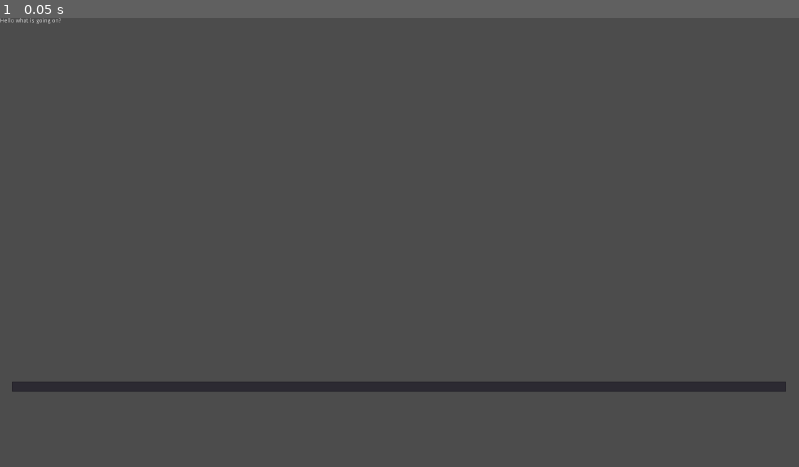
Above: before the commit, frame 1.
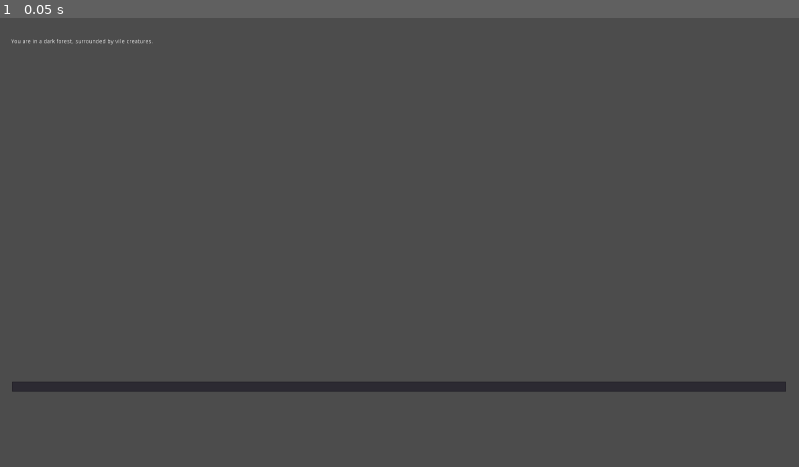
Above: after the commit, the same moment.

Repository: Maradonna90/textadv
Game: Godot game, scene res://main.tscn
The game is run twice, just before and just after one commit, with the same random seed, the same clock (stepped at 60 frames per second) and the same inputs.
Inputs:
- Up to frame 1 (0.05 s): no input

The runs differ from the first frame. In frame 1, 0.1% of the frame differs, in the area x 0-20%, y 0-7%.

Commit message:
added GO command and base classes

Diff:
--- a/gamesrc/Output.gd
+++ b/gamesrc/Output.gd
@@ -16,5 +16,10 @@
 #	pass
 
 func append_user_input(user_input):
+	""" append what the player has done """
 	.add_text(">"+user_input)
 	.newline()
+
+func append_text(text):
+	.add_text(text)
+	.newline()
--- /dev/null
+++ b/gamesrc/character.gd
@@ -0,0 +1,26 @@
+extends Node
+
+#descriptive
+var char_name
+
+# stats
+var STR
+var DEX
+var CON
+var INT
+var WIS
+var CHA
+
+# values
+var HP
+
+
+
+# Called when the node enters the scene tree for the first time.
+func _ready():
+	pass # Replace with function body.
+
+
+# Called every frame. 'delta' is the elapsed time since the previous frame.
+#func _process(delta):
+#	pass
--- a/gamesrc/command.gd
+++ /dev/null
@@ -1,19 +0,0 @@
-#TODO: make interface class of it?
-extends Node
-
-
-# Declare member variables here. Examples:
-# var a = 2
-# var b = "text"
-var identifier = "GO"
-# ex: [IDENTIFIER] [DIRECTION]
-# ex2: [IDENTIFIER] [CHARACTER] [ITEM], "GIVE INNKEEPER GOLD"
-var syntax = null
-
-# Called when the node enters the scene tree for the first time.
-func _ready():
-	pass # Replace with function body.
-
-func execute():
-	""" execute the command with the given parameters """
-	pass
--- /dev/null
+++ b/gamesrc/commands/GO.gd
@@ -0,0 +1,12 @@
+#TODO: make interface class of it?
+extends Node
+# Command name, ex: "GO", "GIVE", "SEE"
+var identifier = "GO"
+
+# ex: [IDENTIFIER] [DIRECTION]
+# ex2: [IDENTIFIER] [CHARACTER] [ITEM], "GIVE INNKEEPER GOLD"
+var syntax = [global.ARG_TYPE.IDENTIFER, global.ARG_TYPE.DIRECTION]
+
+func execute(para):
+	""" execute the command with the given parameters """
+	pass
--- /dev/null
+++ b/gamesrc/commands/command.gd
@@ -0,0 +1,12 @@
+#TODO: make interface class of it?
+extends Node
+# Command name, ex: "GO", "GIVE", "SEE"
+var identifier
+
+# ex: [IDENTIFIER] [DIRECTION]
+# ex2: [IDENTIFIER] [CHARACTER] [ITEM], "GIVE INNKEEPER GOLD"
+var syntax = null
+
+func execute(parameters):
+	""" execute the command with the given parameters """
+	pass
--- a/gamesrc/global.gd
+++ b/gamesrc/global.gd
@@ -3,3 +3,6 @@
 var parser
 var player
 var input
+
+enum ARG_TYPE {IDENTIFER, DIRECTION, COMBAT, CHARACTER, ITEM}
+enum STATUS {ALIVE, DEAD}
--- /dev/null
+++ b/gamesrc/location.gd
@@ -0,0 +1,37 @@
+extends Node
+"""
+location describes the current location the player is in.
+this includes any sound files, the narrator, all characters and items
+and the location description
+"""
+
+# The description of the location
+var descripton = "You are in a dark forest, surrounded by vile creatures."
+
+# the narrator reading the description
+var sound_descr
+
+# the ambient sound that plays in the background
+var ambient_sound
+
+# set of colors to set the tone
+var color_palette
+
+# the exit map in which ways the player can leavue the location
+var exits
+
+# the items in the room
+var items
+
+# the npc in the room
+var npcs
+
+# signals to other objects
+signal print_text(text)
+signal play_text(text_sound)
+
+func _ready():
+	_on_enter()
+
+func _on_enter():
+	emit_signal("print_text", self.descripton)
--- a/gamesrc/main.tscn
+++ b/gamesrc/main.tscn
@@ -1,9 +1,10 @@
-[gd_scene load_steps=5 format=2]
+[gd_scene load_steps=6 format=2]
 
 [ext_resource path="res://parser.gd" type="Script" id=1]
 [ext_resource path="res://Input.gd" type="Script" id=2]
 [ext_resource path="res://Output.gd" type="Script" id=3]
 [ext_resource path="res://AutoSuggestions.gd" type="Script" id=4]
+[ext_resource path="res://location.gd" type="Script" id=5]
 
 [node name="Control" type="Control"]
 anchor_right = 1.875
@@ -48,10 +49,10 @@
 [node name="Output" type="RichTextLabel" parent="."]
 anchor_left = 0.499
 anchor_right = 0.499
-margin_left = -957.082
-margin_right = 957.918
+margin_left = -930.0
+margin_top = 50.0
+margin_right = 930.0
 margin_bottom = 758.0
-text = "Hello what is going on?"
 script = ExtResource( 3 )
 __meta__ = {
 "_edit_use_anchors_": false
@@ -59,8 +60,12 @@
 
 [node name="parser" type="Node" parent="."]
 script = ExtResource( 1 )
+
+[node name="location" type="Node" parent="."]
+script = ExtResource( 5 )
 [connection signal="suggest_completion" from="Input" to="Input/AutoSuggestions" method="received_suggestions"]
 [connection signal="text_autocomplete" from="Input" to="parser" method="_autocomplete"]
 [connection signal="text_entered" from="Input" to="Output" method="append_user_input"]
 [connection signal="confirm_suggestion" from="Input/AutoSuggestions" to="Input" method="fill_autocompletion"]
 [connection signal="autocomplete_match" from="parser" to="Input" method="fill_autocompletion"]
+[connection signal="print_text" from="location" to="Output" method="append_text"]
